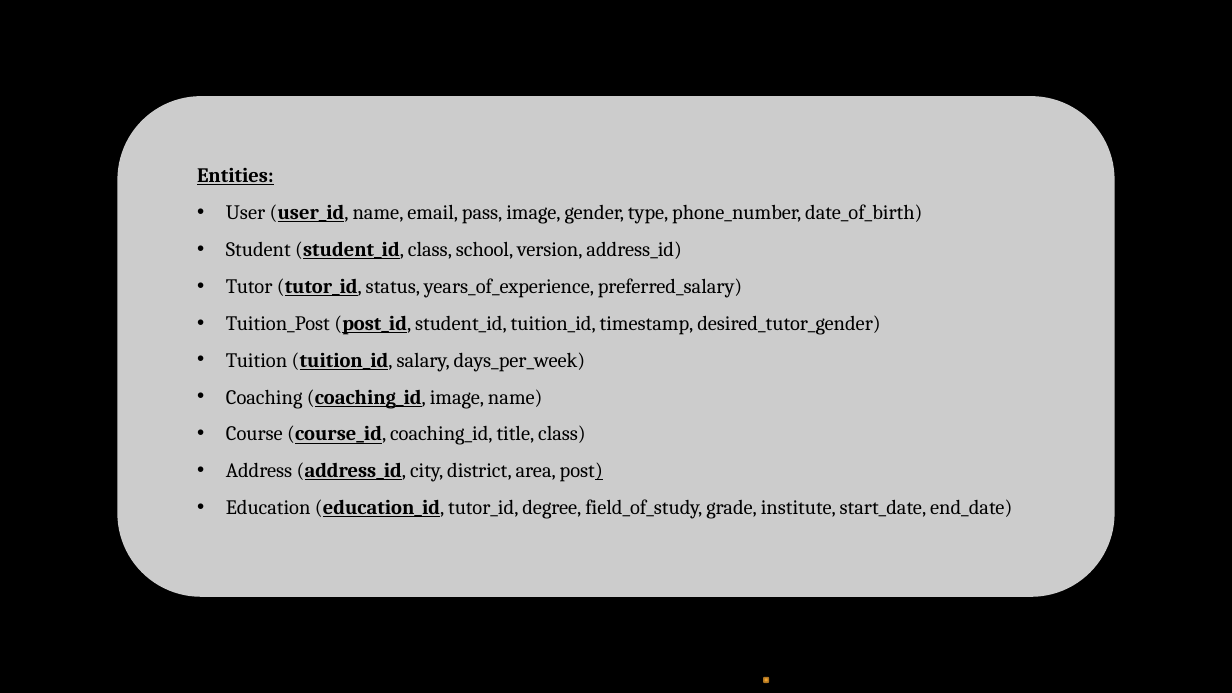
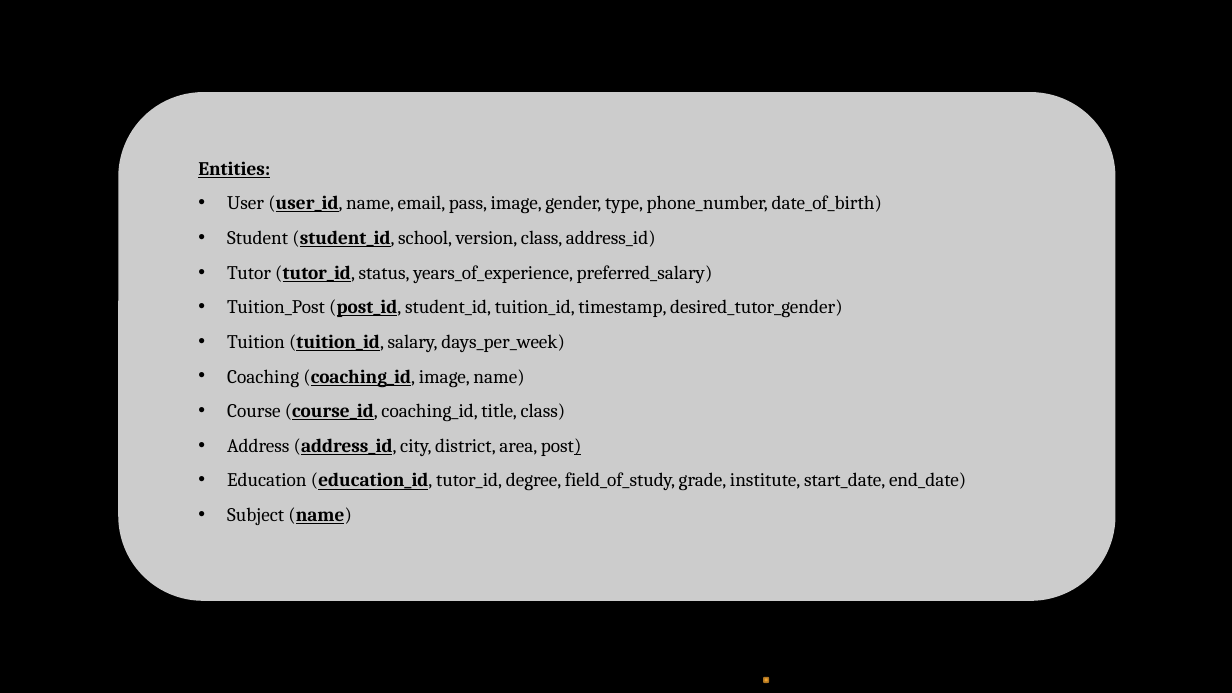
Before and after one commit to mahirlabibdihan/dEducation-Frontend, a slide deck: slide 3 of HIDDEN-BRAIN.pptx. Drawn at 1232x693 pixels with LibreOffice and Linux fonts; fonts in the diff are those of the drawing; background and template pictures are left out. Boxes give left, top, right and bottom in pixels: in the first picture for what was removed or moved away, otherwise in the second. Text is boxed around its words. In the diff, an @@ line names an element or a change of style, - is before the commit and + after.

```diff
--- a/HIDDEN-BRAIN.pptx
+++ b/HIDDEN-BRAIN.pptx
@@ rounded rectangle "Entities:" resized from (x1=117, y1=96, x2=1115, y2=597) to (x1=118, y1=92, x2=1116, y2=602) @@
@@ text in rounded rectangle at (x1=198, y1=161, x2=966, y2=490): size 16 to 15 pt in "Entities:", "User (user_id, name, email, pass, image, gender, ...", "Tutor (tutor_id, status, years_of_experience, preferred_sala ...", "Tuition_Post (post_id, student_id, tuition_id, timestamp, de ..." and 5 more places @@
@@ text in rounded rectangle at (x1=227, y1=230, x2=656, y2=247): text changed; size 16 to 15 pt @@
-  • Student (student_id, class, school, version, address_id)
+  • Student (student_id, school, version, class, address_id)
@@ text in rounded rectangle at (x1=227, y1=507, x2=351, y2=525): paragraph added @@
+  • Subject (name)
```
Also in this commit, not shown: 5 other files.
